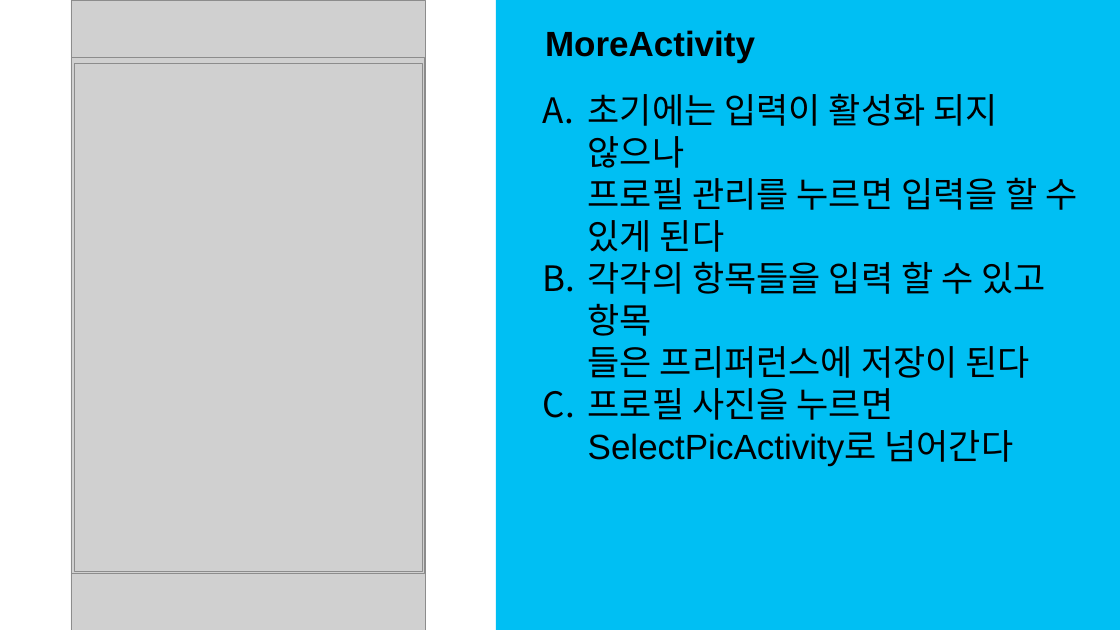
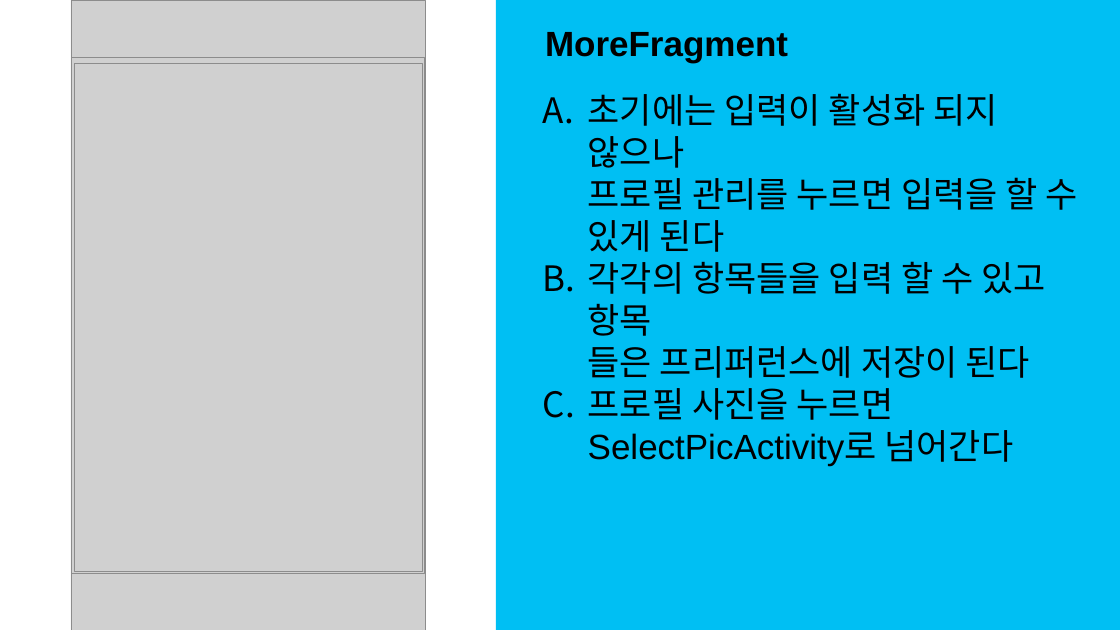
Before and after one commit to nufyn/softwareschool-kotlin, a slide deck: slide 11 of NETFEIX/NETFEIX.pptx. Drawn at 1120x630 pixels with LibreOffice and Linux fonts; fonts in the diff are those of the drawing; grey boxes stand for pictures. Boxes give left, top, right and bottom in pixels: in the first picture for what was removed or moved away, otherwise in the second. Text is boxed around its words. In the diff, an @@ line names an element or a change of style, - is before the commit and + after.

```diff
--- a/NETFEIX/NETFEIX.pptx
+++ b/NETFEIX/NETFEIX.pptx
@@ text at box(545, 32, 788, 63): text changed @@
-MoreActivity
+MoreFragment
```
Also in this commit, not shown: 6 other slides changed.
